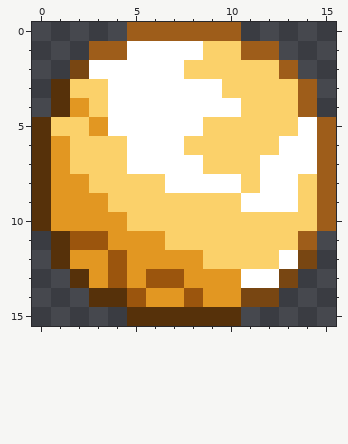
File history of a pixel-art sprite, precursorracekrakoth_arcanapatch/objects/atprk_relicseeker/atprk_planetpins/atprk_arcanagoldenforestpin.png. Above: the version before the commit.
The file is 16x16 pixels.
New version:
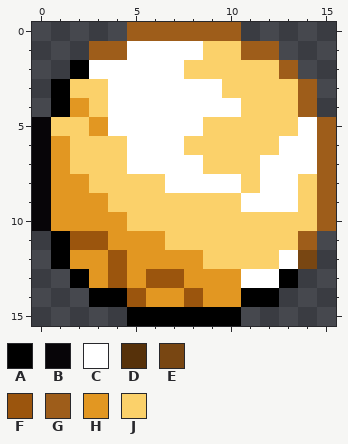
Palette (. is transparent): A #000000  B #070508  C #ffffff  D #56310a  E #784612  F #9b550d  G #9e5d1a  H #e29722  J #fbd16a
What changed:
{"y":2,"x":2,"old":"E","new":"A"}
{"y":3,"x":1,"old":"D","new":"A"}
{"y":4,"x":1,"old":"D","new":"A"}
{"y":5,"x":0,"old":"D","new":"B"}
{"y":6,"x":0,"old":"D","new":"B"}
{"y":7,"x":0,"old":"D","new":"B"}
{"y":8,"x":0,"old":"D","new":"B"}
{"y":9,"x":0,"old":"D","new":"B"}
{"y":10,"x":0,"old":"D","new":"B"}
{"y":11,"x":1,"old":"D","new":"A"}
{"y":12,"x":1,"old":"D","new":"A"}
{"y":13,"x":2,"old":"D","new":"A"}
{"y":13,"x":13,"old":"E","new":"A"}
{"y":14,"x":3,"old":"DD","new":"AA"}
{"y":14,"x":11,"old":"EE","new":"AA"}
{"y":15,"x":5,"old":"DDDDDD","new":"AAAAAA"}
